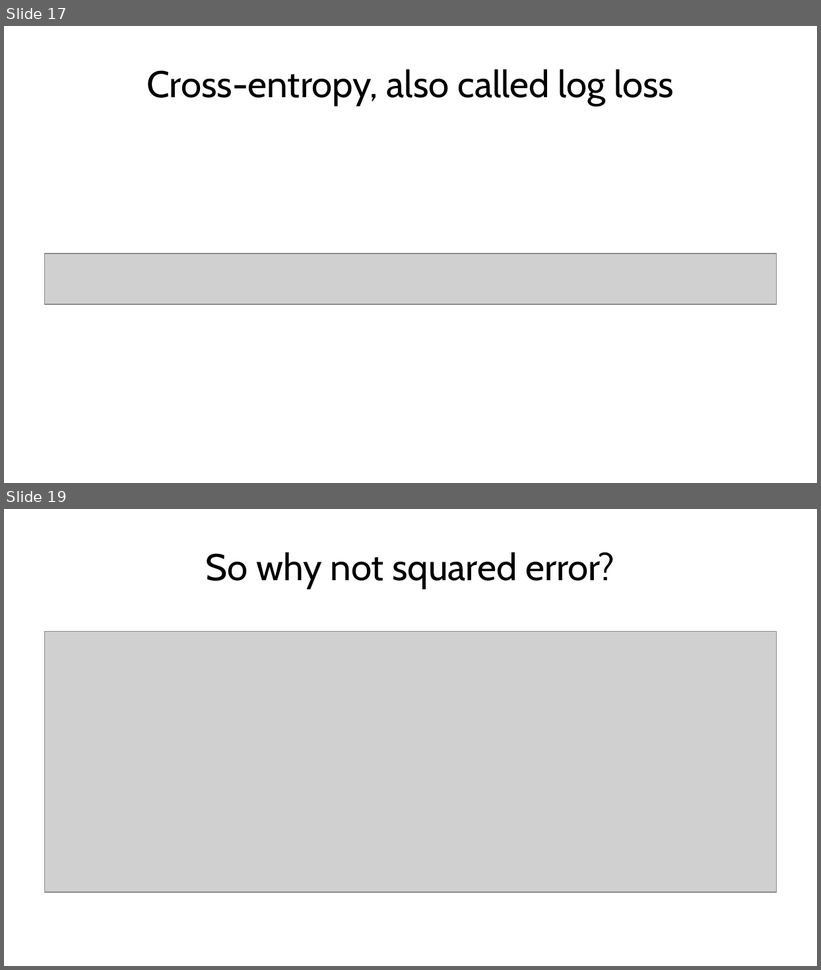
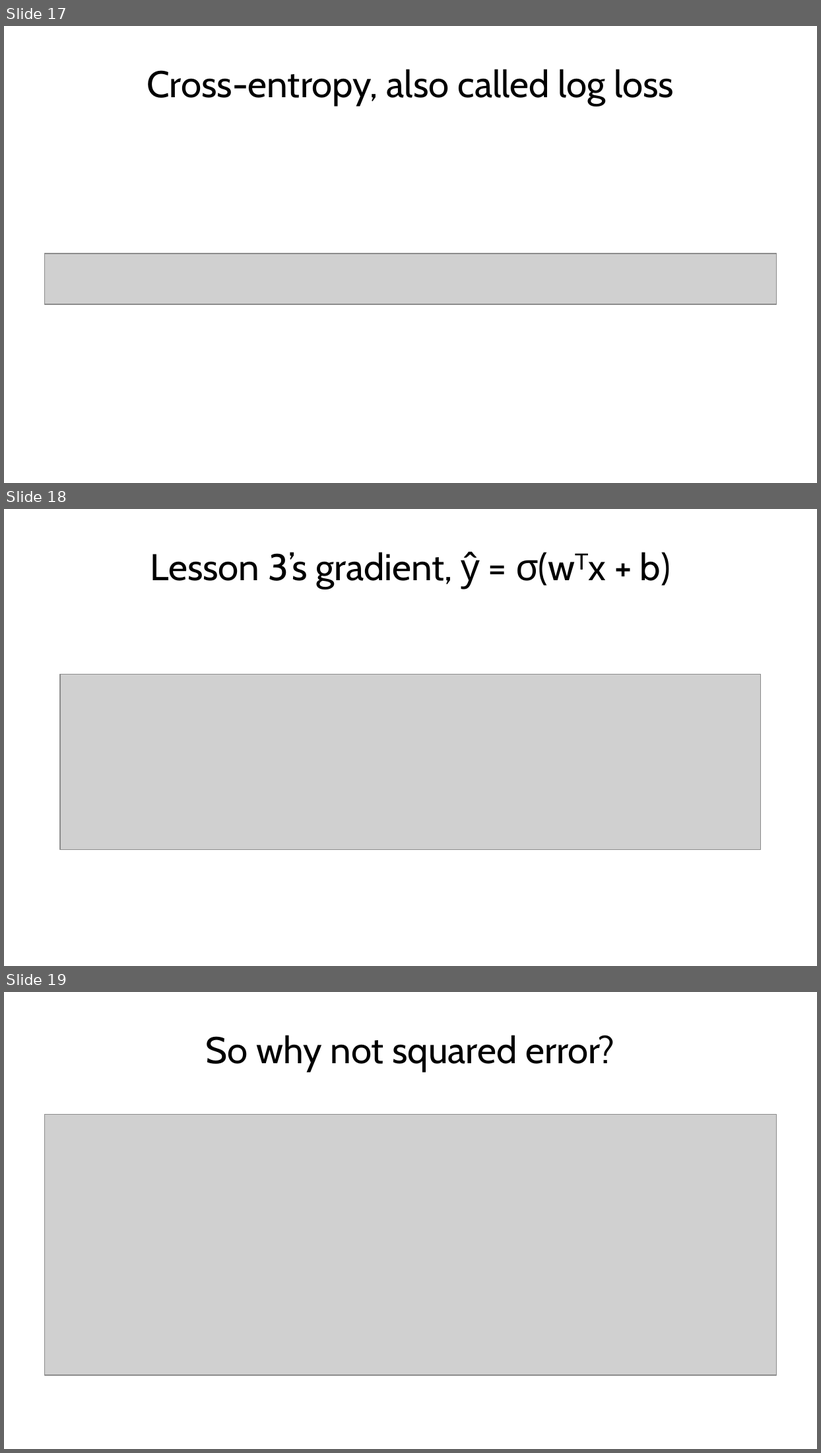
Before and after one commit to fabioantonini/technologies-for-artificial-intelligence, a slide deck: Lessons/04_classification_and_metrics/Slides/classification_and_metrics_slides.pptx. Shown one above the other, each under a label of ours: slides 17 and 19 before the commit, slides 17, 18 and 19 after it; the slides between them are not shown. The pictures are 821x970 and 821x1453 pixels, drawn with LibreOffice and Linux fonts; fonts in the diff are those of the drawing; grey boxes stand for pictures; background and template pictures are left out. Boxes give left, top, right and bottom in pixels: in the first picture for what was removed or moved away, otherwise in the second. Text is boxed around its words. In the diff, an @@ line names an element or a change of style, - is before the commit and + after.

```diff
--- a/Lessons/04_classification_and_metrics/Slides/classification_and_metrics_slides.pptx
+++ b/Lessons/04_classification_and_metrics/Slides/classification_and_metrics_slides.pptx
@@ slide 18 added at [4, 509, 817, 966], background #FFFFFF @@
@@ title added at [151, 551, 671, 590], 33 pt, text #1A1A1A @@
+Lesson 3’s gradient, ŷ = σ(wᵀx + b)
@@ picture added at [60, 675, 761, 850] @@
```
Also in this commit, not shown: 3 slides changed, 1 slide removed, 9 other files.
